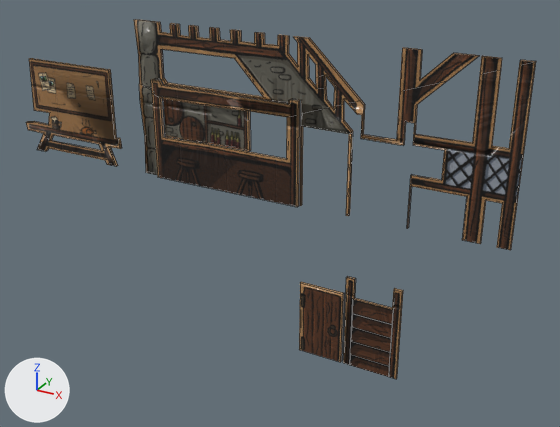
An edit to the FBX model HelpingHand_Unity/Assets/Models/BackgoundsProps/BG_Tavern_VF.fbx, drawn before and after from the same camera.
One viewpoint serves both versions: a 50 mm camera at (7.68, -8.0, 6.18) aimed at (0.97, 4.2, 0.09). The lights are fixed; the arrows at lower left show +X, +Y and +Z. The picture after the commit comes second. Mesh edges are drawn as thin lines.

In view in the first picture: 'Comptoire', 'Marches', 'Marches.001', 'Marches.002', 'Marches.003', 'Porte', 'Rampe', 'Taverne' and 1 more.
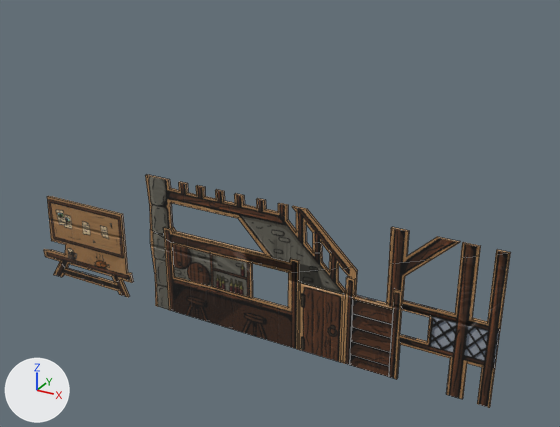
Patch to the scene script:
```diff
--- a/HelpingHand_Unity/Assets/Models/BackgoundsProps/BG_Tavern_VF.fbx.py
+++ b/HelpingHand_Unity/Assets/Models/BackgoundsProps/BG_Tavern_VF.fbx.py
@@ me_cube_014 @@
 me_cube_014.from_pydata(...)  # 299 vertices, 156 faces; spans x -5.33..5.47, y -0.03..0.03, z 0.17..3.29
 # used by ob_taverne; location = (0.0, 3.93, 0.31)
 # verts and faces of me_cube_014; kept vertices keep their numbers, new ones are numbered from 299
 # before: 32 (2.56, -0.03, 0.17) at pixel (348, 215), 33 (2.56, 0.03, 0.17) at pixel (349, 214), 34 (2.73, -0.03, 2.09) at pixel (361, 115), 35 (2.73, 0.03, 2.09) at pixel (362, 114), 36 (2.73, -0.03, 1.67) at pixel (360, 138)
 # before: 37 (2.73, 0.03, 1.67) at pixel (361, 137), 115 (2.56, 0.03, 1.76) at pixel (353, 131), 125 (2.64, 0.03, 2.09) at pixel (358, 113), 216 (2.56, -0.03, 1.76) at pixel (351, 131), 220 (2.64, -0.03, 2.09) at pixel (357, 114)
+# me_cube_014 part 1
+delete_faces([(34, 36, 37, 35), (32, 216, 115, 33), (34, 35, 125, 220)])
+faces += [(34, 35, 37, 36), (32, 33, 115, 216), (34, 220, 125, 35)]
+# me_cube_014 part 2
+# 18 faces are deleted
+# 18 new faces join them
 me_cube_014.materials.append(mat_tavern)
@@ ob_comptoire @@
 ob_comptoire = bpy.data.objects.new('Comptoire', me_cube_015)
-ob_comptoire.location = (-0.05, 3.85, 1.32)
+ob_comptoire.location = (-0.05, 3.93, -1.86)
@@ ob_taverne @@
 ob_taverne = bpy.data.objects.new('Taverne', me_cube_014)
-ob_taverne.location = (0.0, 3.93, 0.31)
+ob_taverne.location = (0.0, 3.93, -2.87)
```

Location of each change, [x1, y1, x2, y2] in pixels of the pictures (560 x 427 px; the box of a moved part takes in the faces that stretch with it):
'Taverne', surface changed, moved
    before: [26, 19, 536, 250]
    after: [43, 175, 511, 408]
'Comptoire', moved
    before: [151, 79, 300, 207]
    after: [163, 227, 299, 349]
part 1 of me_cube_014, moved or reshaped (not visible afterwards)
    before: [349, 132, 353, 215]
part 2 of me_cube_014, moved or reshaped
    before: [27, 58, 122, 166]
    after: [44, 196, 134, 297]
